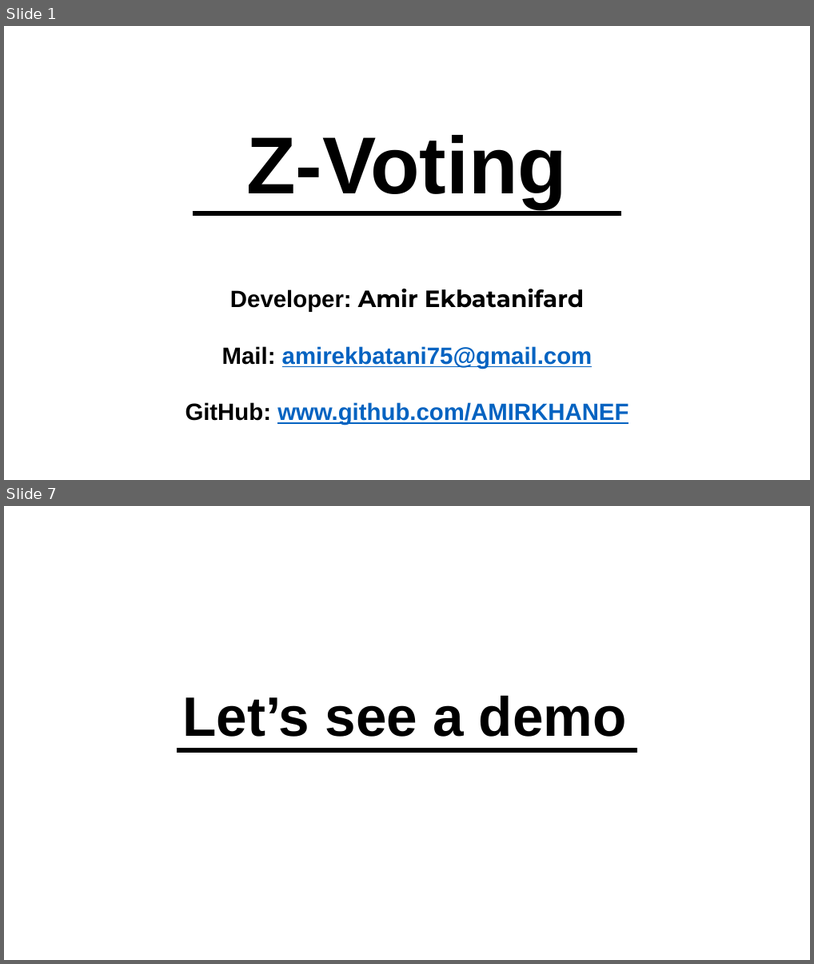
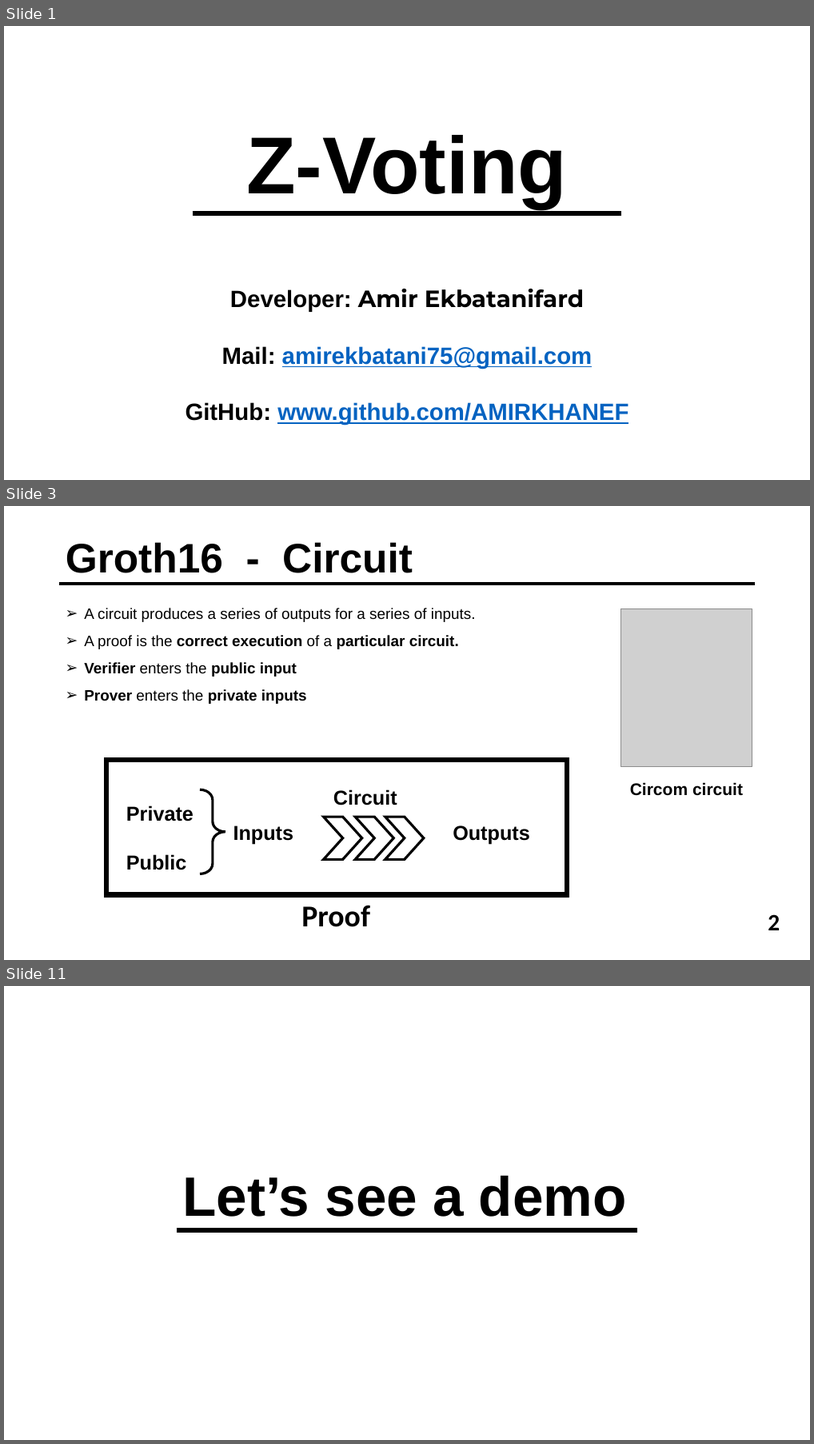
Before and after one commit to AMIRKHANEF/Z-Voting, a slide deck: Z-Voting presentation.pptx. Shown one above the other, each under a label of ours: slides 1 and 7 before the commit, slides 1, 3 and 11 after it; the slides between them are not shown. The pictures are 814x964 and 814x1444 pixels, drawn with LibreOffice and Linux fonts; fonts in the diff are those of the drawing; grey boxes stand for pictures. Boxes give left, top, right and bottom in pixels: in the first picture for what was removed or moved away, otherwise in the second. Text is boxed around its words. In the diff, an @@ line names an element or a change of style, - is before the commit and + after.

```diff
--- a/Z-Voting presentation.pptx
+++ b/Z-Voting presentation.pptx
@@ slide 3 added at (x1=4, y1=506, x2=810, y2=960), background #FFFFFF @@
@@ title added at (x1=66, y1=542, x2=413, y2=573), 49 pt, text #000000, bold @@
+Groth16 - Circuit
@@ line added from (755, 584) to (60, 584), #000000 4.5 pt @@
@@ text added at (x1=84, y1=608, x2=476, y2=704), 18 pt, text #000000 @@
+➢ A circuit produces a series of outputs for a series of inputs.
+➢ A proof is the correct execution of a particular circuit.
+➢ Verifier enters the public input
+➢ Prover enters the private inputs
@@ picture added at (x1=622, y1=609, x2=752, y2=767) @@
@@ text added at (x1=630, y1=782, x2=743, y2=796), 20 pt, text #000000, bold @@
+Circom circuit
@@ group added at (x1=106, y1=760, x2=567, y2=927): 5 texts, 3 chevrons, 1 rectangle, 1 left brace @@
+Circuit
+Inputs
+Outputs
+Private
+Public
+Proof
@@ text added at (x1=768, y1=914, x2=780, y2=930), 28 pt, text #000000, bold @@
+2
@@ what was slide 7 is now slide 11 @@
```
Also in this commit, not shown: 3 slides changed, 5 other slides added, 2 slides removed.
